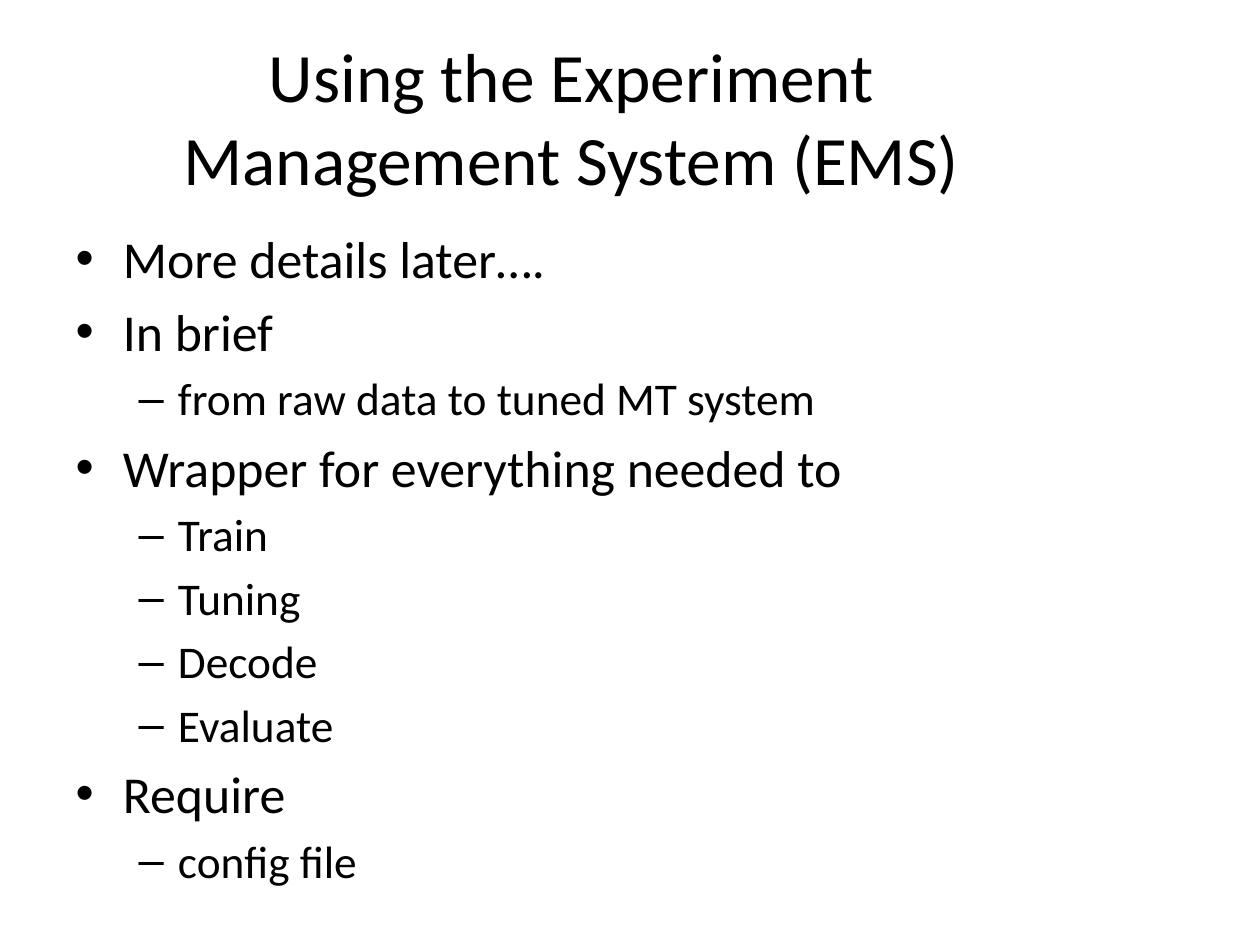
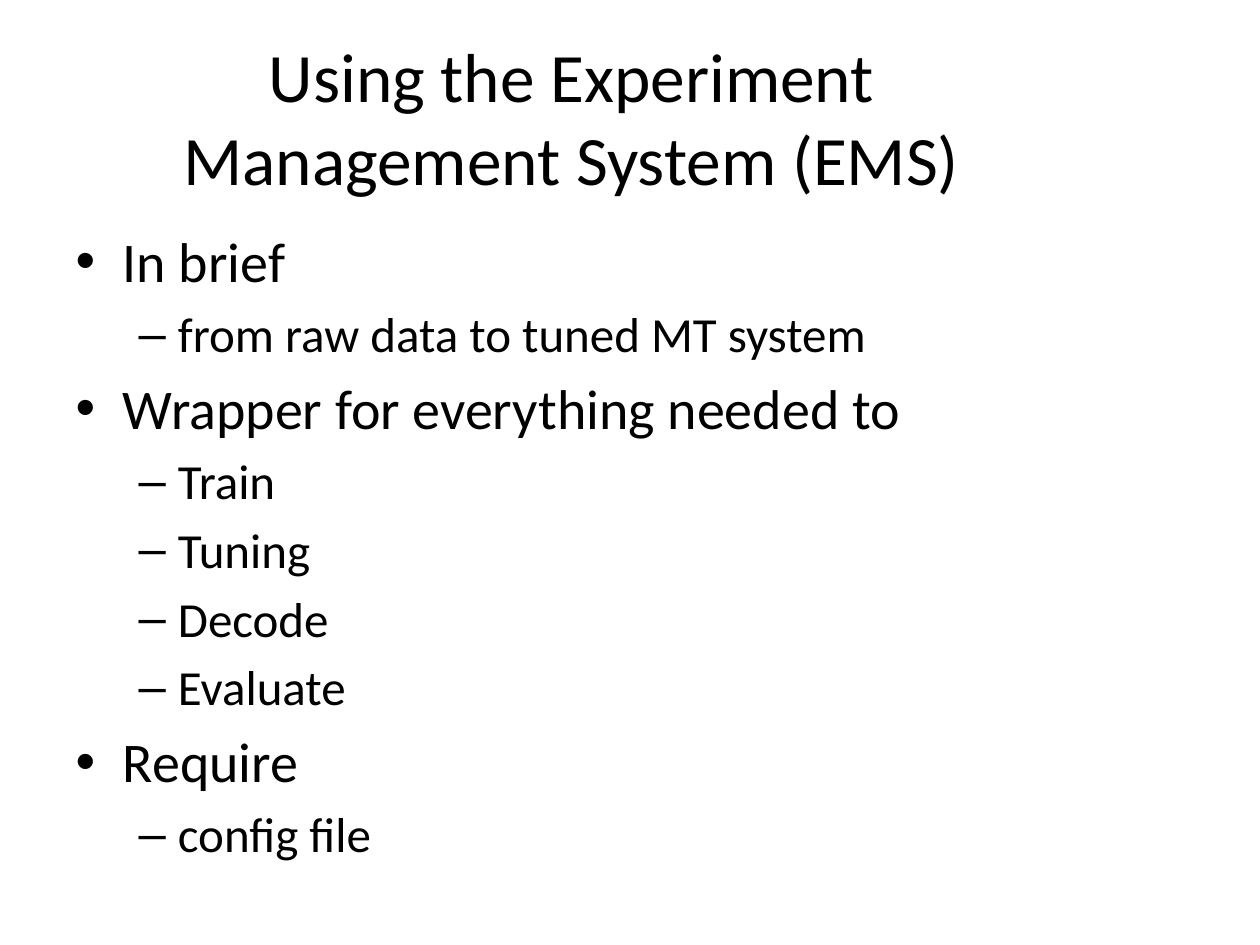
Before and after one commit to hieuhoang/papers, a slide deck: slide 3 of mtsummit.2013/hands-on.pptx. Drawn at 1260x945 pixels with LibreOffice and Linux fonts; fonts in the diff are those of the drawing; background and template pictures are left out. Boxes give left, top, right and bottom in pixels: in the first picture for what was removed or moved away, otherwise in the second. Text is boxed around its words. In the diff, an @@ line names an element or a change of style, - is before the commit and + after.

```diff
--- a/mtsummit.2013/hands-on.pptx
+++ b/mtsummit.2013/hands-on.pptx
@@ text "In brief" at [123,243,900,861]: size 29.6 to 32 pt in "In brief", "Wrapper for everything needed to", "Require"; size 25.9 to 28 pt in "from raw data to tuned MT system", "Train", "Tuning", "Decode" and 2 more places @@
@@ text at [123,242,545,279]: paragraph removed @@
-• More details later….
```
Also in this commit, not shown: 3 other slides changed, 1 other file.
